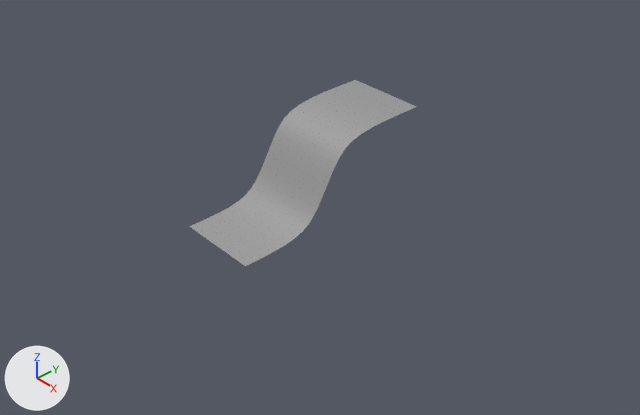
The Blender file Hard Surface Modelling/3/hard-surfaces.blend as it was, and as the next commit left it.
Camera for both pictures: a 50 mm camera at (13.02, -12.78, 8.7) aimed at (0.08, -1.11, -2.22). The lights are fixed; the arrows at lower left show +X, +Y and +Z. The picture after the commit comes second.

Names of what the first picture shows: '2'.
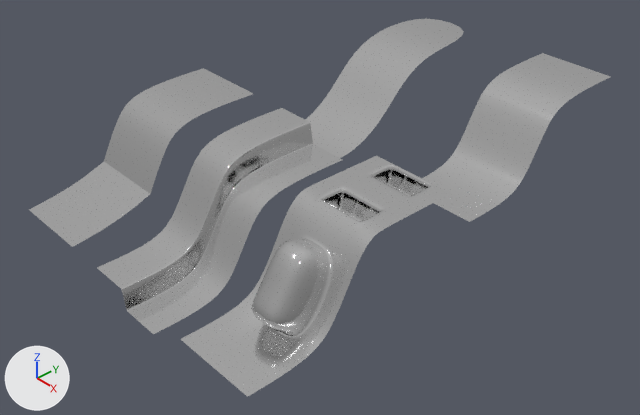
Commit message: Add hard surface modelling 3

Where the change shows, as pixel boxes (x1, y1, x2, y2) in the pictures (640 x 415 px):
'2', moved: before (189, 80, 416, 266); after (422, 53, 611, 222)
'5', added: after (181, 156, 451, 397)
'4', added: after (97, 108, 343, 334)
'3', added: after (29, 68, 253, 247)
'1', shown: after (305, 19, 464, 158)

The change, as a list of edits to the scene's bpy script:
```text
Add me_plane_009:
    me_plane_009.from_pydata(...)  # 2153 vertices, 2080 faces; spans x -1.0..1.0, y -4.0..1.0, z -2.0..0.0
    me_plane_009.polygons.foreach_set('use_smooth', [True] * 2080)
    me_plane_009.materials.append(mat_material1)  # white #e7e7e7
Add me_plane_007:
    me_plane_007.from_pydata(...)  # 1073 vertices, 1008 faces; spans x -1.0..1.02, y -4.0..1.0, z -2.5..0.0
    me_plane_007.polygons.foreach_set('use_smooth', [True] * 1008)
    me_plane_007.materials.append(mat_material1)  # white #e7e7e7
Add me_plane_006:
    me_plane_006.from_pydata(...)  # 481 vertices, 432 faces; spans x -1.0..1.0, y -4.0..1.0, z -2.0..0.0
    me_plane_006.polygons.foreach_set('use_smooth', [True] * 432)
    me_plane_006.materials.append(mat_material1)  # white #e7e7e7
Change ob_1:
    remove ob_1.hide_set(True)
Change ob_2:
    ob_2.location: (0.0, 0.0, 0.0) -> (2.0, 4.71, 0.0)
Add ob_5:
    ob_5 = bpy.data.objects.new('5', me_plane_009)
    ob_5.location = (3.0, -2.29, 0.0)
Add ob_4:
    ob_4 = bpy.data.objects.new('4', me_plane_007)
    ob_4.location = (0.0, -2.29, 0.0)
Add ob_3:
    ob_3 = bpy.data.objects.new('3', me_plane_006)
    ob_3.location = (-3.0, -2.29, 0.0)
```
